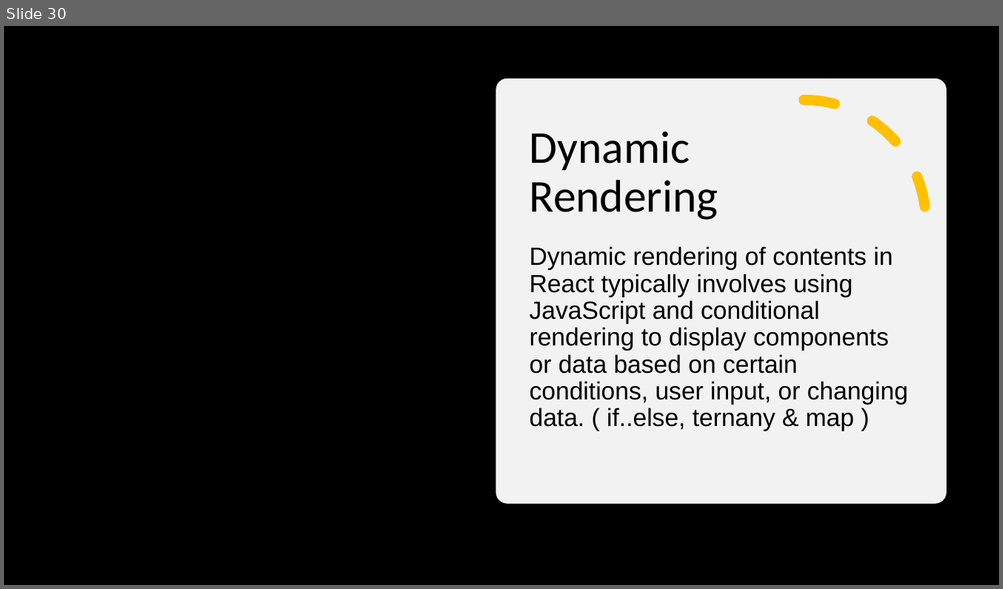
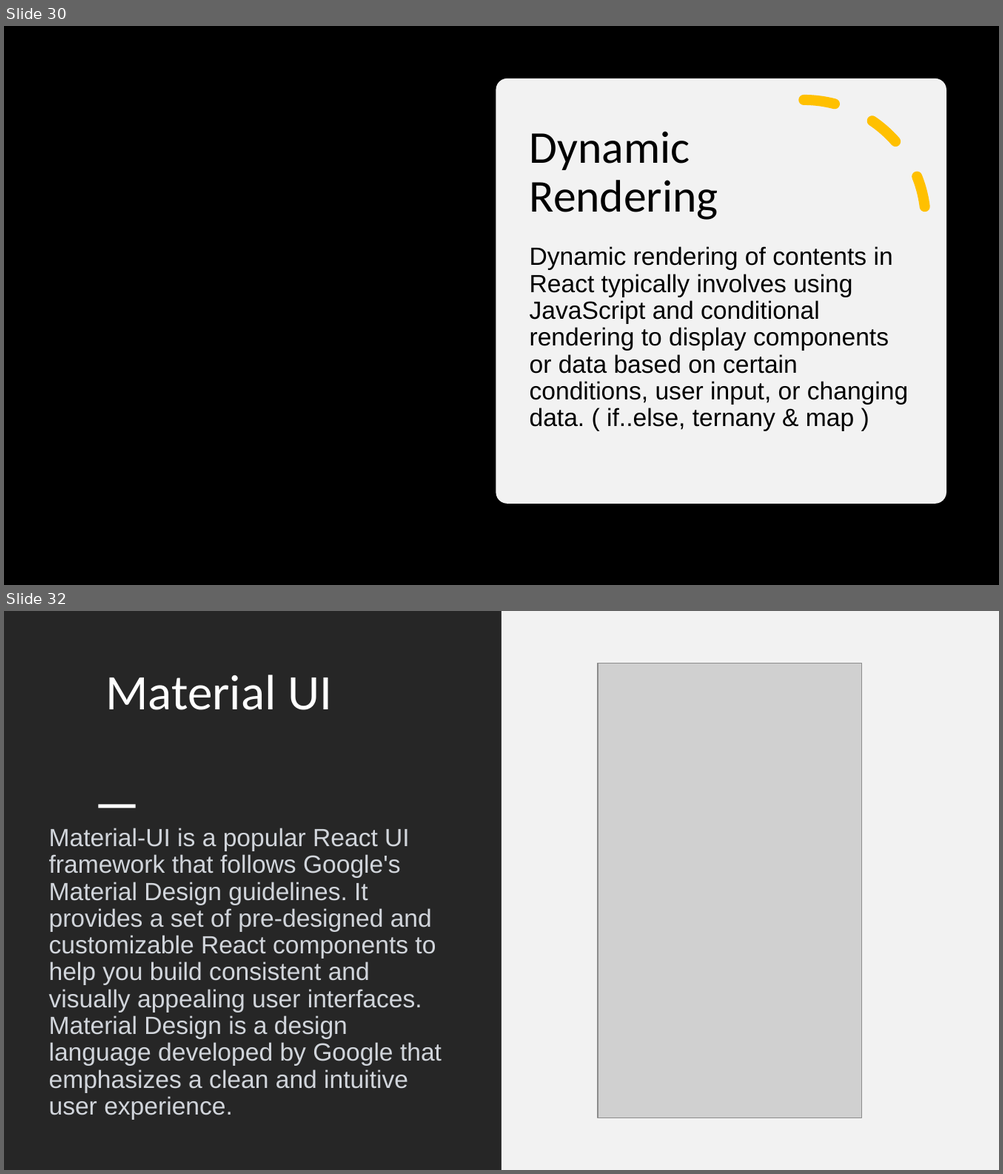
Before and after one commit to SivaPrasannaS/skg, a slide deck: react/study_materials/React.pptx. Shown one above the other, each under a label of ours: slide 30 before the commit, slides 30 and 32 after it; the slides between them are not shown. The pictures are 1003x589 and 1003x1174 pixels, drawn with LibreOffice and Linux fonts; fonts in the diff are those of the drawing; grey boxes stand for pictures; background and template pictures are left out. Boxes give left, top, right and bottom in pixels: in the first picture for what was removed or moved away, otherwise in the second. Text is boxed around its words. In the diff, an @@ line names an element or a change of style, - is before the commit and + after.

Commit message:
Updated content in react ppt

```diff
--- a/react/study_materials/React.pptx
+++ b/react/study_materials/React.pptx
@@ slide 32 added at (x1=4, y1=611, x2=999, y2=1170), background #FFFFFF @@
@@ rectangle added at (x1=4, y1=611, x2=502, y2=1170), fill #262626 @@
@@ rectangle added at (x1=502, y1=611, x2=999, y2=1170), fill #F2F2F2 @@
@@ title added at (x1=105, y1=675, x2=332, y2=710), 48 pt, text #FFFFFF @@
+Material UI
@@ picture added at (x1=598, y1=664, x2=862, y2=1119) @@
@@ rectangle added at (x1=98, y1=804, x2=135, y2=808), fill #FFFFFF @@
@@ text added at (x1=49, y1=828, x2=441, y2=1120), 24 pt, text #D1D5DB @@
+Material-UI is a popular React UI framework that follows Google's Material Design guidelines. It provides a set of pre-designed and customizable React components to help you build consistent and visually appealing user interfaces. Material Design is a design language developed by Google that emphasizes a clean and intuitive user experience.
```
Also in this commit, not shown: 1 slide changed, 2 other slides added, 1 other file.
